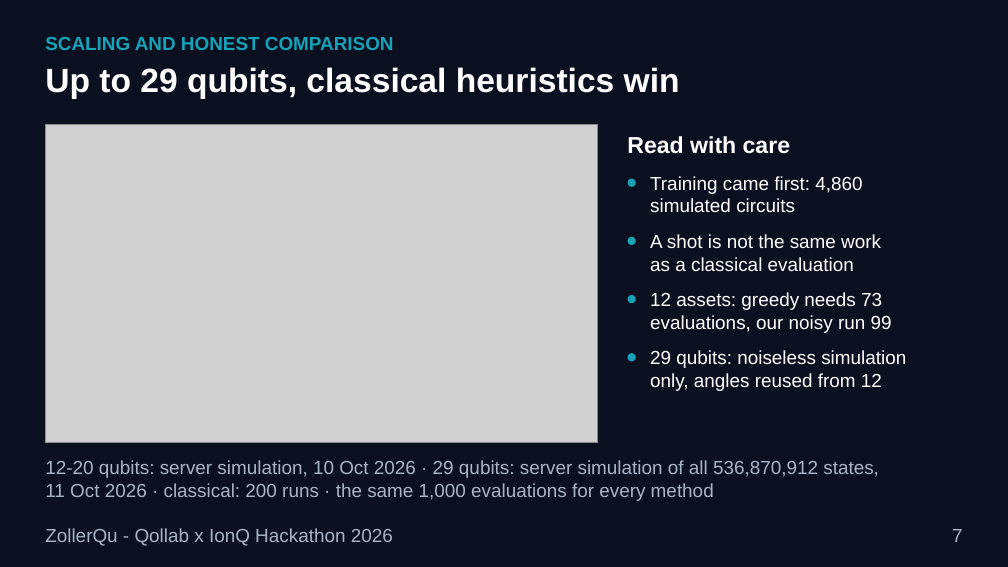
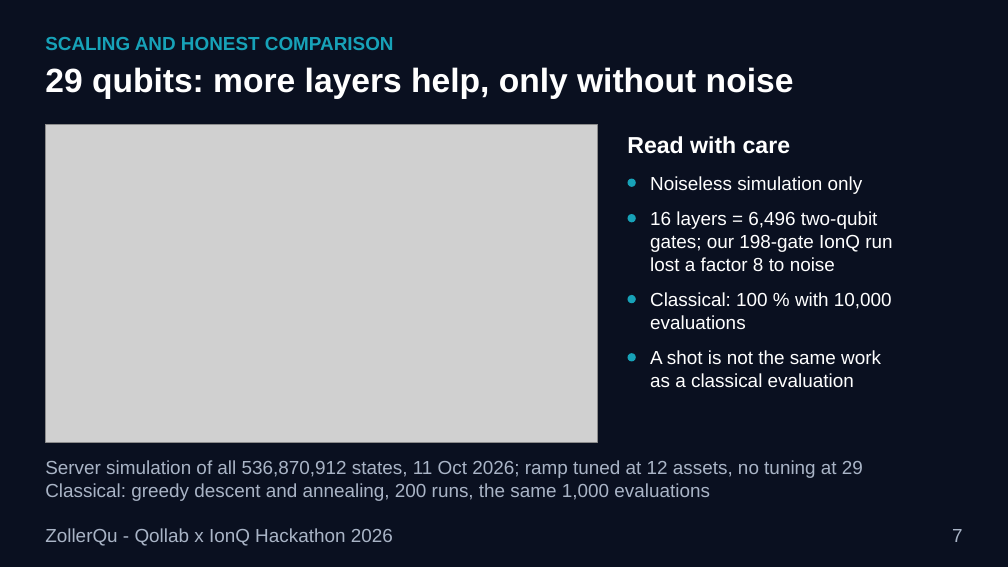
Before and after one commit to Oussema-t/zollerqu-qollab, a slide deck: slide 7 of slides/stocks_ZollerQu.pptx. Drawn at 1008x567 pixels with LibreOffice and Linux fonts; fonts in the diff are those of the drawing; grey boxes stand for pictures. Boxes give left, top, right and bottom in pixels: in the first picture for what was removed or moved away, otherwise in the second. Text is boxed around its words. In the diff, an @@ line names an element or a change of style, - is before the commit and + after.

```diff
--- a/slides/stocks_ZollerQu.pptx
+++ b/slides/stocks_ZollerQu.pptx
@@ title at (45,67,794,99): text changed @@
-Up to 29 qubits, classical heuristics win
+29 qubits: more layers help, only without noise
@@ text at (650,176,863,194): text changed @@
-Training came first: 4,860
-simulated circuits
+Noiseless simulation only
@@ ellipse: place and size @@
-ellipse at (628,237,636,245)
+ellipse at (628,214,636,222)
@@ text at (650,211,892,272): text changed @@
-A shot is not the same work
-as a classical evaluation
+16 layers = 6,496 two-qubit
+gates; our 198-gate IonQ run
+lost a factor 8 to noise
@@ text at (650,292,892,329): text changed @@
-12 assets: greedy needs 73
-evaluations, our noisy run 99
+Classical: 100 % with 10,000
+evaluations
@@ text at (650,350,881,387): text changed @@
-29 qubits: noiseless simulation
-only, angles reused from 12
+A shot is not the same work
+as a classical evaluation
@@ text at (45,460,863,501): text changed @@
-12-20 qubits: server simulation, 10 Oct 2026 · 29 qubits: server simulation of all 536,870,912 states,
-11 Oct 2026 · classical: 200 runs · the same 1,000 evaluations for every method
+Server simulation of all 536,870,912 states, 11 Oct 2026; ramp tuned at 12 assets, no tuning at 29
+Classical: greedy descent and annealing, 200 runs, the same 1,000 evaluations
```
Also in this commit, not shown: 1 other slide changed, 24 other files.
